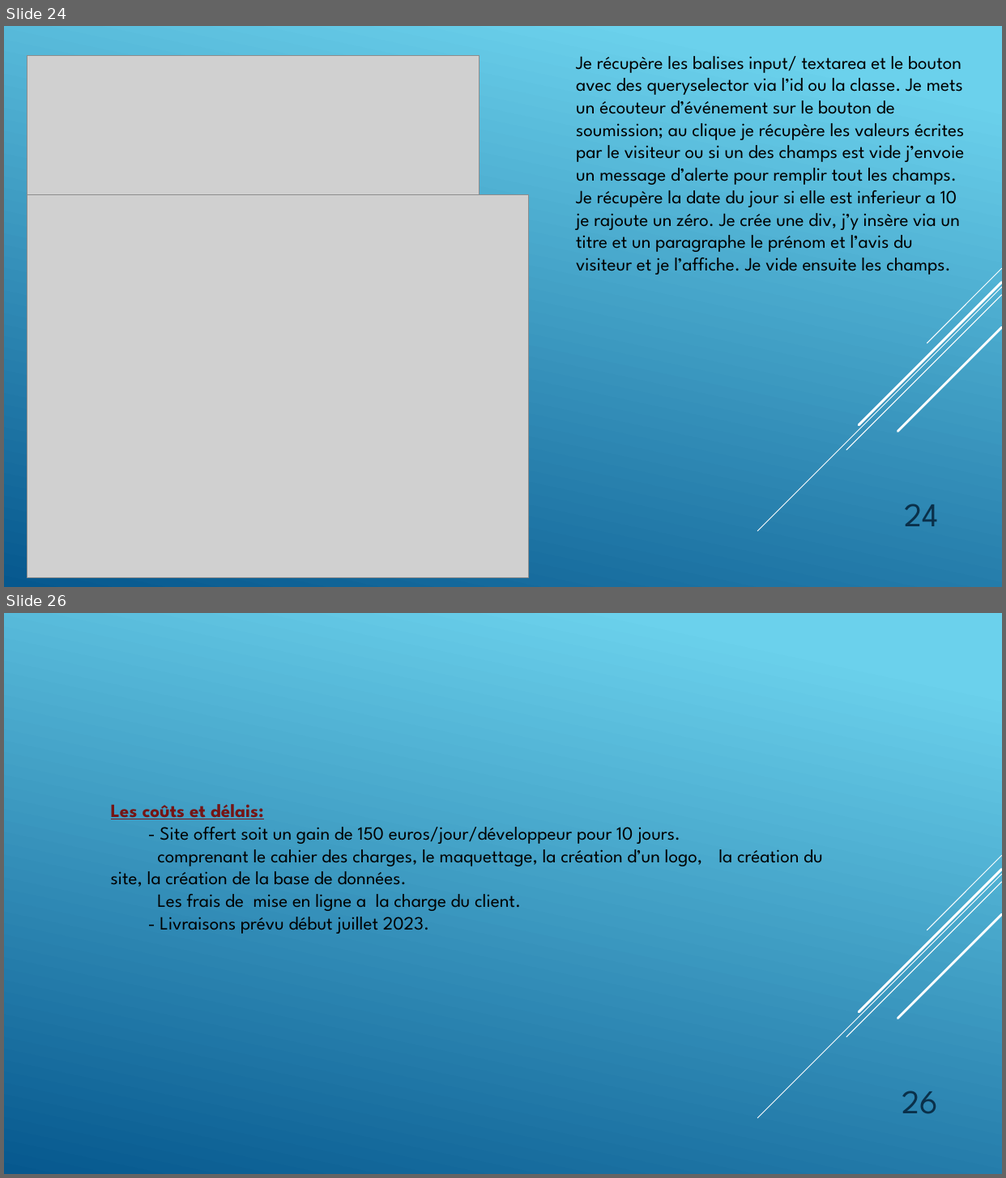
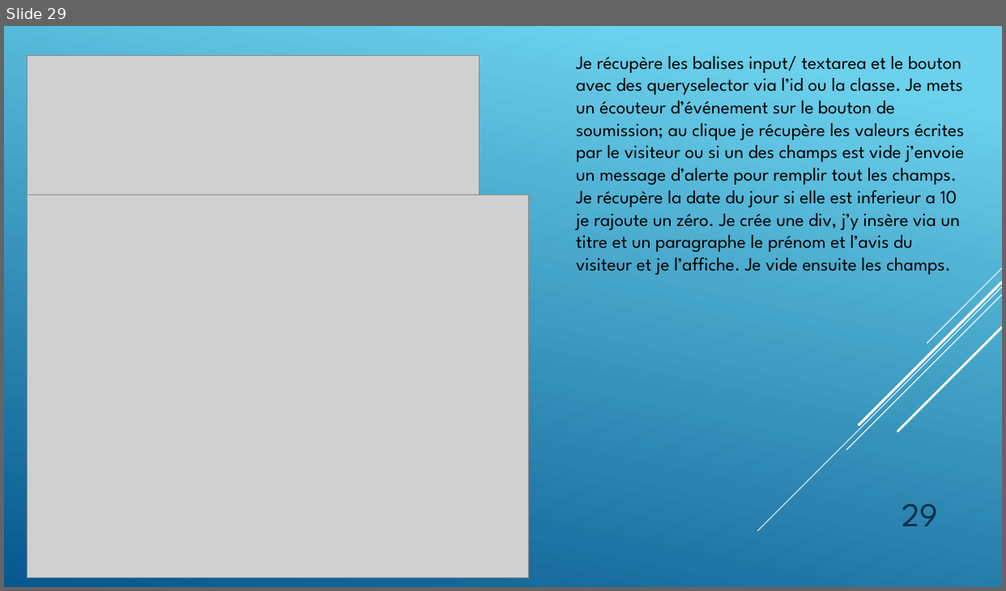
Before and after one commit to GillesP-dev/FilRouge, a slide deck: CDC/L_artiste.pptx. Shown one above the other, each under a label of ours: slides 24 and 26 before the commit, slide 29 after it; the slides between them are not shown. The pictures are 1006x1178 and 1006x591 pixels, drawn with LibreOffice and Linux fonts; fonts in the diff are those of the drawing; grey boxes stand for pictures. Boxes give left, top, right and bottom in pixels: in the first picture for what was removed or moved away, otherwise in the second. Text is boxed around its words. In the diff, an @@ line names an element or a change of style, - is before the commit and + after.

```diff
--- a/CDC/L_artiste.pptx
+++ b/CDC/L_artiste.pptx
@@ slide 26 removed at [4,613,1002,1174], background gradient #6ED2EB to #06588E; not listed: 5 template elements that a slide beside it also shows @@
@@ text removed at [111,804,823,934] @@
-Les coûts et délais:
-- Site offert soit un gain de 150 euros/jour/développeur pour 10 jours.
-comprenant le cahier des charges, le maquettage, la création d’un logo, la création du site, la création de la base de données.
-Les frais de mise en ligne a la charge du client.
-- Livraisons prévu début juillet 2023.
@@ page number removed at [902,1091,939,1114] @@
-26
@@ what was slide 24 is now slide 29 @@
@@ page number at [902,504,939,527]: text changed @@
-24
+29
```
Also in this commit, not shown: 3 slides changed, 6 slides added, 2 other slides removed, 4 other files.
